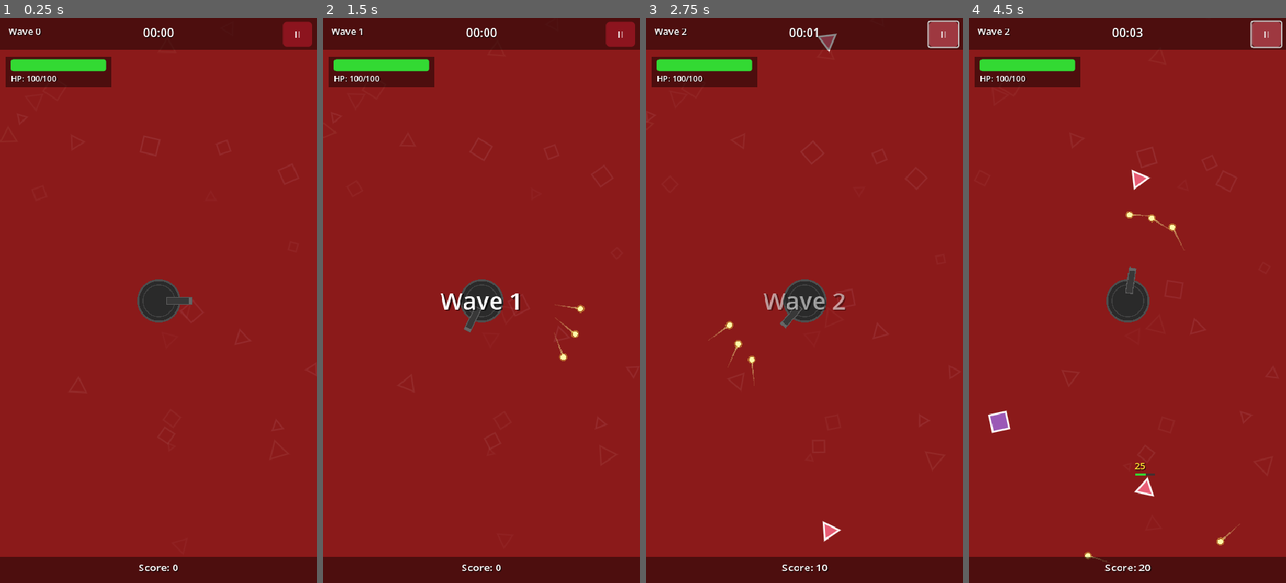
Above: before the commit, frames 1-4 (left to right).
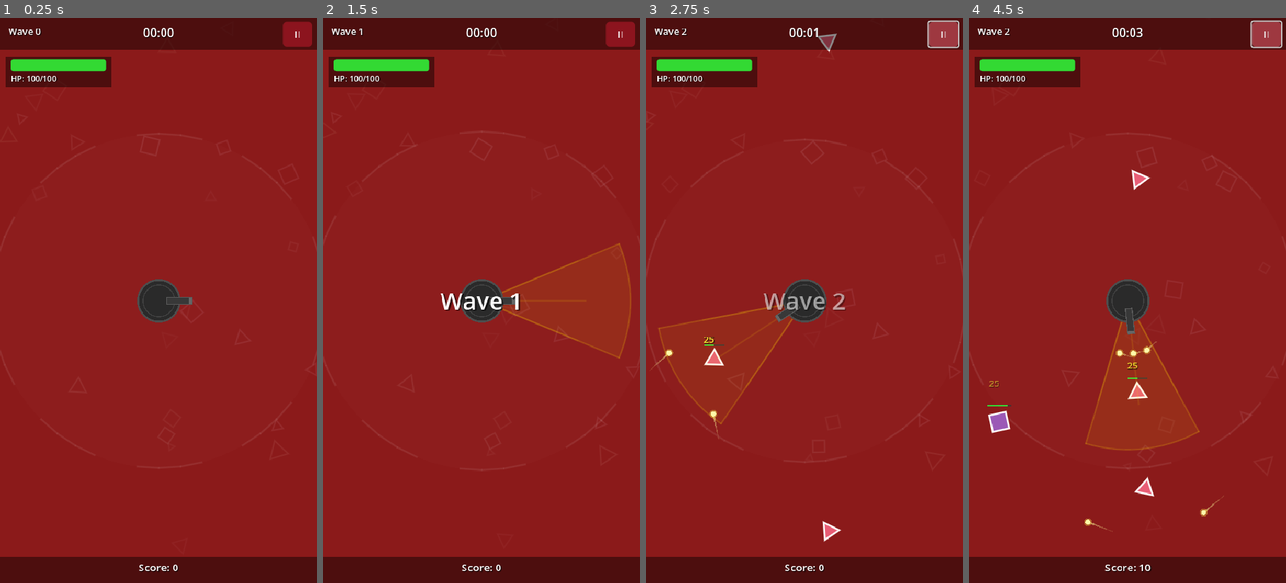
Above: after the commit, the same moments.

Repository: wangkaibo123/roguelike-tower-defense-godot
Game: Godot game, scene res://scenes/game.tscn
The game is run twice, just before and just after one commit, with the same random seed, the same clock (stepped at 60 frames per second) and the same inputs.
Inputs (mouse positions are in pixels of both pictures, inside the frame that each line leads up to):
- Up to frame 1 (0.25 s): no input
- Up to frame 2 (1.5 s): click "II" at 0.5 s; click (386, 317) at 1.25 s
- Up to frame 3 (2.75 s): click "II" at 2 s
- Up to frame 4 (4.5 s): click "II" at 2.75 s

The runs differ from the first frame. In frame 1, less than 0.1% of the frame differs, in the area x 1-88%, y 20-80%; in frame 2, 0.7%; in frame 3, 1.0%; in frame 4, 1.2%, in the area x 1-88%, y 20-98%.

Commit message:
Add weapon range indicators with unique visuals per weapon type
- Base range: subtle white dashed circle, limits enemy targeting
- Shotgun: golden fan/cone showing spread angle with bullet line markers
- Grenade: orange dotted ring with rotating AOE preview circles and cross markers
- Pierce: purple outer ring with animated outward arrows between inner/outer range
- EMP/Slow: pulsing blue concentric aura rings with rotating snowflake markers
- Range scales dynamically with bullet speed and pierce upgrades (clamped 150-600px)
- Tower now only targets enemies within attack_range

Diff:
--- a/scripts/tower.gd
+++ b/scripts/tower.gd
@@ -1,5 +1,6 @@
 extends Node2D
 ## Central tower that auto-aims and fires at the nearest enemy.
+## Draws weapon-specific range indicators.
 
 # --- Signals ---
 signal health_changed(current: int, max_val: int)
@@ -23,17 +24,31 @@
 var has_grenade: bool = false
 var slow_factor: float = 1.0
 
+# Range properties
+var base_range: float = 250.0
+var attack_range: float = 250.0  # current effective range
+
 # Internal state
 var _target: Node2D = null
 var _can_shoot: bool = true
 var _grenade_cooldown: float = 0.0
+var _time: float = 0.0  # for animation
 
 @onready var shoot_timer: Timer = Timer.new()
+
+# --- Range indicator colors ---
+const RANGE_BASE_COLOR := Color(1.0, 1.0, 1.0, 0.08)
+const RANGE_SHOTGUN_COLOR := Color(1.0, 0.84, 0.0, 0.1)
+const RANGE_GRENADE_COLOR := Color(1.0, 0.45, 0.0, 0.1)
+const RANGE_PIERCE_COLOR := Color(0.6, 0.3, 1.0, 0.12)
+const RANGE_EMP_COLOR := Color(0.35, 0.7, 1.0, 0.08)
+const GRENADE_AOE_RADIUS := 80.0
 
 # --- Lifecycle ---
 
 func _ready() -> void:
 	health = max_health
+	attack_range = base_range
 
 	shoot_timer.name = "ShootTimer"
 	shoot_timer.wait_time = fire_rate
@@ -43,6 +58,7 @@
 
 
 func _process(delta: float) -> void:
+	_time += delta
 	_target = find_nearest_enemy()
 
 	if _target and is_instance_valid(_target):
@@ -52,23 +68,37 @@
 		if _can_shoot:
 			shoot()
 
-	# Grenade cooldown tracking
 	if has_grenade and _grenade_cooldown > 0.0:
 		_grenade_cooldown -= delta
 
+	# Recalculate effective range
+	_update_range()
+
 	queue_redraw()
 
 
+func _update_range() -> void:
+	attack_range = base_range
+	# Pierce extends effective range
+	if bullet_pierce > 0:
+		attack_range += bullet_pierce * 40.0
+	# Faster bullets = longer effective range
+	attack_range *= (bullet_speed / 600.0)
+	attack_range = clampf(attack_range, 150.0, 600.0)
+
+
+# --- Drawing ---
+
 func _draw() -> void:
+	# Draw range indicators FIRST (behind tower)
+	_draw_range_indicators()
+
 	# --- Tower body ---
-	# Outer outline ring
 	draw_circle(Vector2.ZERO, 33.0, Color(0.3, 0.3, 0.3))
-	# Main body
 	draw_circle(Vector2.ZERO, 30.0, Color("#2A2A2A"))
-	# Inner highlight ring
 	draw_arc(Vector2.ZERO, 24.0, 0.0, TAU, 48, Color(0.25, 0.25, 0.25), 1.5)
 
-	# --- Cannon barrel (drawn in local space, pointing right = 0 rad) ---
+	# --- Cannon barrel ---
 	var barrel_length: float = 38.0
 	var barrel_width: float = 10.0
 	var barrel_offset: float = 12.0
@@ -77,10 +107,8 @@
 		Vector2(barrel_length, barrel_width)
 	)
 	draw_rect(barrel_rect, Color(0.22, 0.22, 0.22))
-	# Barrel outline
 	draw_rect(barrel_rect, Color(0.35, 0.35, 0.35), false, 1.5)
 
-	# Muzzle flash hint (small lighter cap at barrel tip)
 	var tip_rect := Rect2(
 		Vector2(barrel_offset + barrel_length - 4.0, -barrel_width * 0.5),
 		Vector2(4.0, barrel_width)
@@ -95,6 +123,202 @@
 		draw_arc(Vector2.ZERO, 36.0, -PI * 0.5, -PI * 0.5 + arc_end, 48, health_color, 2.5)
 
 
+func _draw_range_indicators() -> void:
+	# We draw in local space (tower is at 0,0), but range circles don't rotate
+	# with the tower. Use inverse rotation to cancel tower rotation.
+	var inv_rot: float = -rotation
+
+	# === 1. EMP / Slow aura (innermost, drawn if slow_factor < 1.0) ===
+	if slow_factor < 1.0:
+		_draw_emp_aura(inv_rot)
+
+	# === 2. Base range circle (always shown) ===
+	_draw_base_range(inv_rot)
+
+	# === 3. Shotgun fan overlay ===
+	if bullet_count > 1:
+		_draw_shotgun_cone()
+
+	# === 4. Grenade AOE indicator ===
+	if has_grenade:
+		_draw_grenade_range(inv_rot)
+
+	# === 5. Pierce extended range ===
+	if bullet_pierce > 0:
+		_draw_pierce_range(inv_rot)
+
+
+func _draw_base_range(inv_rot: float) -> void:
+	# Subtle dashed circle with slow pulse
+	var pulse: float = 1.0 + sin(_time * 1.5) * 0.03
+	var r: float = attack_range * pulse
+
+	# Outer ring
+	var seg_count: int = 48
+	var dash_on: int = 3  # segments on
+	var dash_off: int = 2 # segments off
+	var cycle: int = dash_on + dash_off
+
+	for i in seg_count:
+		if (i % cycle) >= dash_on:
+			continue
+		var a0: float = inv_rot + (TAU / seg_count) * i
+		var a1: float = inv_rot + (TAU / seg_count) * (i + 1)
+		var p0 := Vector2(cos(a0), sin(a0)) * r
+		var p1 := Vector2(cos(a1), sin(a1)) * r
+		draw_line(p0, p1, RANGE_BASE_COLOR, 1.5, true)
+
+	# Very subtle filled circle
+	draw_circle(Vector2.ZERO, r, Color(1.0, 1.0, 1.0, 0.015))
+
+
+func _draw_shotgun_cone() -> void:
+	# Fan/cone showing spread direction (rotates WITH the tower)
+	var spread_half: float = deg_to_rad(15.0) * bullet_count * 0.5
+	var fan_radius: float = attack_range * 0.9
+
+	# Filled fan
+	var fan_pts: PackedVector2Array = [Vector2.ZERO]
+	var fan_segs: int = 16
+	for i in range(fan_segs + 1):
+		var t: float = float(i) / float(fan_segs)
+		var a: float = -spread_half + spread_half * 2.0 * t
+		fan_pts.append(Vector2(cos(a), sin(a)) * fan_radius)
+
+	var fan_color := RANGE_SHOTGUN_COLOR
+	# Animate alpha subtly
+	fan_color.a *= (0.8 + sin(_time * 2.0) * 0.2)
+	draw_colored_polygon(fan_pts, fan_color)
+
+	# Fan edge lines
+	var edge_color := Color(1.0, 0.84, 0.0, 0.2)
+	var left_edge := Vector2(cos(-spread_half), sin(-spread_half)) * fan_radius
+	var right_edge := Vector2(cos(spread_half), sin(spread_half)) * fan_radius
+	draw_line(Vector2.ZERO, left_edge, edge_color, 1.0, true)
+	draw_line(Vector2.ZERO, right_edge, edge_color, 1.0, true)
+
+	# Arc at fan edge
+	draw_arc(Vector2.ZERO, fan_radius, -spread_half, spread_half, fan_segs, edge_color, 1.0, true)
+
+	# Spread line markers inside the fan
+	var total_lines: int = bullet_count
+	if total_lines > 1:
+		var step_a: float = (spread_half * 2.0) / float(total_lines - 1)
+		for i in total_lines:
+			var a: float = -spread_half + step_a * float(i)
+			var line_end := Vector2(cos(a), sin(a)) * fan_radius * 0.7
+			draw_line(Vector2.ZERO, line_end, Color(1.0, 0.84, 0.0, 0.12), 1.0, true)
+
+
+func _draw_grenade_range(inv_rot: float) -> void:
+	# Outer range ring for grenade (slightly beyond normal range due to slower speed)
+	var grenade_range: float = attack_range * 0.7
+	var pulse: float = 1.0 + sin(_time * 3.0) * 0.05
+
+	# Pulsing AOE preview circles at cardinal directions on the range ring
+	var aoe_r: float = GRENADE_AOE_RADIUS * pulse
+	var marker_count: int = 4
+	for i in marker_count:
+		var a: float = inv_rot + (TAU / marker_count) * i + _time * 0.3
+		var center_pt := Vector2(cos(a), sin(a)) * grenade_range
+
+		# AOE circle
+		draw_arc(center_pt, aoe_r, 0.0, TAU, 24, Color(1.0, 0.45, 0.0, 0.08 * pulse), 1.0, true)
+
+		# Explosion cross marker at center
+		var mk: float = 5.0
+		draw_line(center_pt - Vector2(mk, 0), center_pt + Vector2(mk, 0), Color(1.0, 0.5, 0.1, 0.15), 1.5, true)
+		draw_line(center_pt - Vector2(0, mk), center_pt + Vector2(0, mk), Color(1.0, 0.5, 0.1, 0.15), 1.5, true)
+
+	# Grenade range ring (dotted, orange)
+	var seg_count: int = 36
+	for i in seg_count:
+		if i % 3 == 2:
+			continue
+		var a0: float = inv_rot + (TAU / seg_count) * i
+		var a1: float = inv_rot + (TAU / seg_count) * (i + 1)
+		var p0 := Vector2(cos(a0), sin(a0)) * grenade_range
+		var p1 := Vector2(cos(a1), sin(a1)) * grenade_range
+		draw_line(p0, p1, Color(1.0, 0.5, 0.15, 0.15), 1.5, true)
+
+
+func _draw_pierce_range(inv_rot: float) -> void:
+	# Extended range ring with arrow tick marks
+	var extra: float = bullet_pierce * 40.0
+	var pierce_range: float = attack_range
+	var inner_range: float = attack_range - extra
+
+	# Outer dashed ring (purple)
+	var seg_count: int = 36
+	for i in seg_count:
+		if i % 2 == 1:
+			continue
+		var a0: float = inv_rot + (TAU / seg_count) * i
+		var a1: float = inv_rot + (TAU / seg_count) * (i + 1)
+		var p0 := Vector2(cos(a0), sin(a0)) * pierce_range
+		var p1 := Vector2(cos(a1), sin(a1)) * pierce_range
+		draw_line(p0, p1, RANGE_PIERCE_COLOR, 2.0, true)
+
+	# Arrow tick marks pointing outward between inner and outer ring
+	var tick_count: int = 8
+	for i in tick_count:
+		var a: float = inv_rot + (TAU / tick_count) * i + _time * 0.5
+		var dir_v := Vector2(cos(a), sin(a))
+		var p_inner := dir_v * inner_range
+		var p_outer := dir_v * pierce_range
+
+		# Main line
+		draw_line(p_inner, p_outer, Color(0.6, 0.3, 1.0, 0.18), 1.5, true)
+
+		# Arrowhead
+		var tip := p_outer
+		var arrow_sz: float = 8.0
+		var left := tip - dir_v * arrow_sz + dir_v.rotated(PI * 0.5) * arrow_sz * 0.4
+		var right := tip - dir_v * arrow_sz - dir_v.rotated(PI * 0.5) * arrow_sz * 0.4
+		draw_line(tip, left, Color(0.6, 0.3, 1.0, 0.2), 1.5, true)
+		draw_line(tip, right, Color(0.6, 0.3, 1.0, 0.2), 1.5, true)
+
+	# Fill between rings
+	# Draw subtle radial gradient approximation using concentric arcs
+	var ring_steps: int = 4
+	for s in ring_steps:
+		var t: float = float(s) / float(ring_steps)
+		var r: float = lerpf(inner_range, pierce_range, t)
+		var alpha: float = lerpf(0.0, 0.04, t)
+		draw_arc(Vector2.ZERO, r, 0.0, TAU, 36, Color(0.6, 0.3, 1.0, alpha), 1.0, true)
+
+
+func _draw_emp_aura(inv_rot: float) -> void:
+	# Soft pulsing blue aura ring showing slow effect area
+	var slow_strength: float = 1.0 - slow_factor  # 0.0 to 0.7
+	var aura_radius: float = attack_range * (0.5 + slow_strength * 0.3)
+	var pulse: float = sin(_time * 2.5) * 0.5 + 0.5
+
+	# Multiple concentric rings for glow effect
+	var rings: int = 3
+	for r_i in rings:
+		var t: float = float(r_i) / float(rings)
+		var r: float = aura_radius * (0.85 + t * 0.15)
+		var alpha: float = (0.06 + slow_strength * 0.08) * (1.0 - t * 0.5) * (0.7 + pulse * 0.3)
+		draw_arc(Vector2.ZERO, r, 0.0, TAU, 48, Color(0.35, 0.7, 1.0, alpha), 1.5 - t * 0.5, true)
+
+	# Inner filled glow
+	draw_circle(Vector2.ZERO, aura_radius * 0.85, Color(0.3, 0.6, 1.0, 0.02 * (0.5 + pulse * 0.5)))
+
+	# Slow icon markers rotating around the aura
+	var icon_count: int = 3
+	for i in icon_count:
+		var a: float = inv_rot + (TAU / icon_count) * i + _time * 0.8
+		var pos := Vector2(cos(a), sin(a)) * aura_radius * 0.9
+		# Snowflake-like cross
+		var mk: float = 4.0
+		var ic_color := Color(0.4, 0.8, 1.0, 0.15 + pulse * 0.1)
+		draw_line(pos - Vector2(mk, 0), pos + Vector2(mk, 0), ic_color, 1.5, true)
+		draw_line(pos - Vector2(0, mk), pos + Vector2(0, mk), ic_color, 1.5, true)
+		draw_line(pos - Vector2(mk, mk) * 0.7, pos + Vector2(mk, mk) * 0.7, ic_color, 1.0, true)
+		draw_line(pos - Vector2(-mk, mk) * 0.7, pos + Vector2(-mk, mk) * 0.7, ic_color, 1.0, true)
+
+
 # --- Enemy Detection ---
 
 func find_nearest_enemy() -> Node2D:
@@ -104,13 +328,14 @@
 
 	var nearest: Node2D = null
 	var nearest_dist_sq: float = INF
+	var range_sq: float = attack_range * attack_range
 
 	for enemy in enemy_container.get_children():
 		if not is_instance_valid(enemy):
 			continue
 		if enemy is Node2D:
 			var dist_sq: float = global_position.distance_squared_to(enemy.global_position)
-			if dist_sq < nearest_dist_sq:
+			if dist_sq < nearest_dist_sq and dist_sq <= range_sq:
 				nearest_dist_sq = dist_sq
 				nearest = enemy
 
@@ -127,12 +352,10 @@
 	if not bullet_container:
 		return
 
-	# Grenade shot (fires occasionally alongside normal bullets)
 	if has_grenade and _grenade_cooldown <= 0.0:
 		_fire_grenade(bullet_container)
 		_grenade_cooldown = fire_rate * 5.0
 
-	# Normal / shotgun bullets
 	if bullet_count <= 1:
 		_spawn_bullet(bullet_container, rotation)
 	else:
